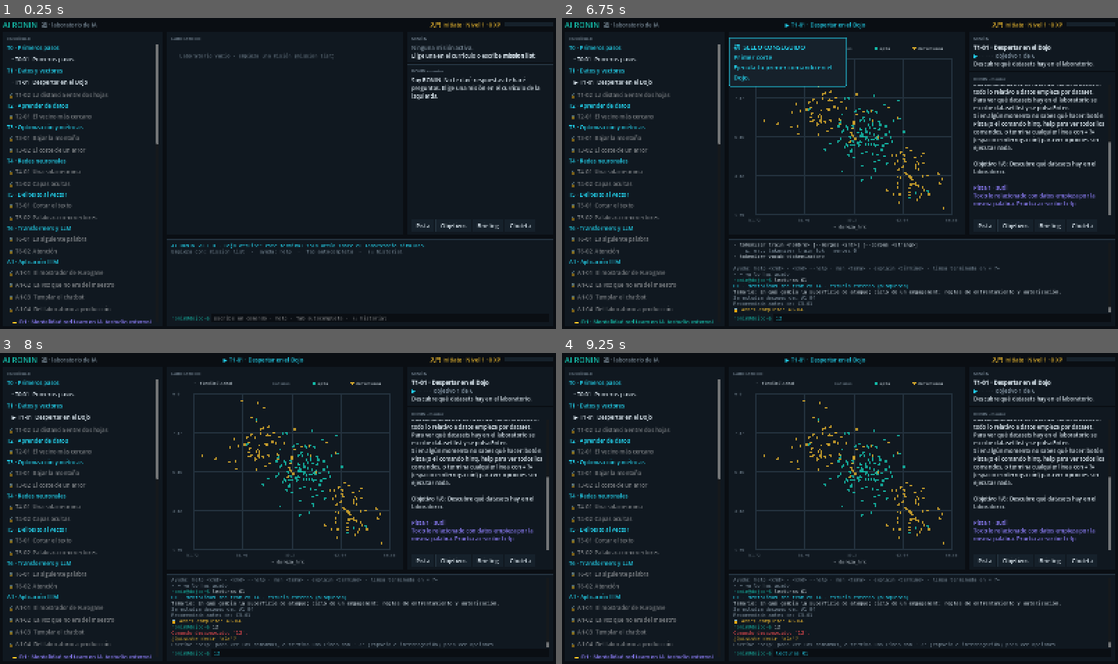
Above: before the commit, frames 1-4 (two rows, left to right).
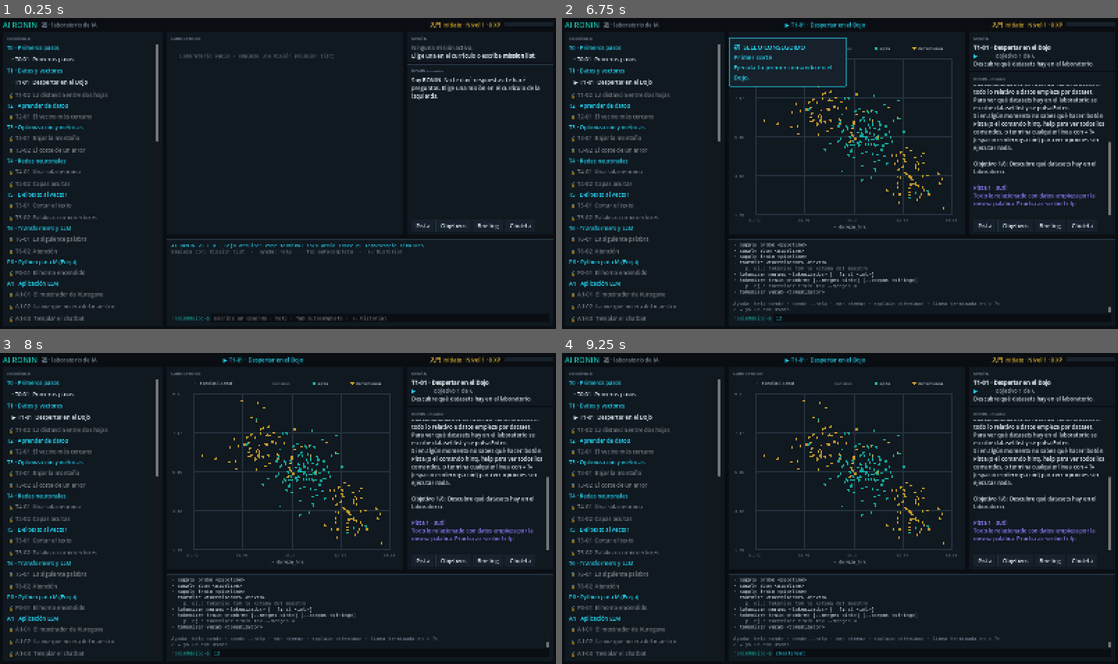
Above: after the commit, the same moments.

Repository: Kanarath/ai-ronin
Game: Godot game, scene res://ui/hub/hub_screen.tscn
Two runs of this game, one before a commit and one after it. Both use one fixed random seed, a clock stepped at 60 frames per second and the inputs below.
Inputs (mouse positions are in pixels of both pictures, inside the frame that each line leads up to):
- Up to frame 1 (0.25 s): no input
- Up to frame 2 (6.75 s): click (940, 319) at 0.52 s; type "12" at 0.6 s; click "· T0-01 Primeros pasos" at 1.25 s; click "· T1-01 Despertar en el Dojo" at 2 s; click "▶ T1-01 Despertar en el Dojo" at 2.75 s; click "Pista" at 3.5 s; click "Objetivos" at 4.25 s; click "Briefing" at 5 s; click "Chuleta" at 5.75 s; click (645, 322) at 6.5 s, where only the run before the commit has a clickable "🔒 O1 · Mentalidad red team en…"
- Up to frame 3 (8 s): tap Enter at 7.25 s; move the mouse to (361, 617) at 7.27 s; hold Up from 7.28 s (still down); tap Tab at 7.35 s; click (361, 617) at 7.42 s
- Up to frame 4 (9.25 s): tap Space at 8 s; move the mouse to (728, 524) at 8.02 s; release Up at 8.03 s; hold Down 8.03-8.78 s; tap Tab at 8.1, 8.85 s; tap Enter at 8.75 s; move the mouse to (895, 440) at 8.77 s; hold Up from 8.78 s (still down)

The runs differ from the first frame. In frame 1, 1.1% of the frame differs, in the area x 1-29%, y 39-99%; in frame 2, 3.3%; in frame 3, 3.5%; in frame 4, 3.5%, in the area x 1-90%, y 39-99%.

Commit message:
Fase 4 (parte 2): laboratorio P0-01, servicio FastAPI con un LLM local
- forja/labs/P0-01_servicio_llm: servicio.py (4 funciones para el alumno +
  app FastAPI), 17 tests con un Ollama simulado, medir.py, requirements.txt,
  Dockerfile (no root) y compose.yaml (puertos solo en 127.0.0.1)
- Versiones comprobadas el 2026-11-10: fastapi 0.162.2, uvicorn 0.54.0,
  pydantic 2.14.3, httpx2 2.16.0 (starlette ya desaconseja httpx), Ollama
  0.40.16, python:3.13-slim, llama3.2:1b
- ronin_check detecta los laboratorios de forja/labs; manifiesto con test_path
- Misión P0-01 «El horno encendido» (tras T6-02), PYTHON.md §14, pistas,
  referencias y LECTURAS.md

Validado con una solución de referencia fuera del repo (17/17) y una prueba de
humo con uvicorn y un Ollama falso; no se ha probado contra un Ollama real.

Co-Authored-By: Claude Opus 5.5 <noreply@anthropic.com>

Diff:
--- a/game/content/exercises.json
+++ b/game/content/exercises.json
@@ -1,11 +1,12 @@
 {
   "schema_version": 1,
-  "note": "Generado con: py -m ronin_check --manifiesto (desde forja/ejercicios). No editar a mano.",
+  "note": "Generado con: python -m ronin_check --manifiesto (desde forja/ejercicios, con un Python que tenga las dependencias de forja/labs). No editar a mano.",
   "exercises": [
     {
       "id": "A2-01",
       "file": "A2_01_rag.py",
       "test_file": "test_A2_01_rag.py",
+      "test_path": "forja/ejercicios/test_A2_01_rag.py",
       "total_tests": 7,
       "tests_sha256": "c2416acc02559aebbf9dd2bec25cb10bbc95598236ba441d3131bc13101e2bc1"
     },
@@ -13,6 +14,7 @@
       "id": "A3-01",
       "file": "A3_01_agente.py",
       "test_file": "test_A3_01_agente.py",
+      "test_path": "forja/ejercicios/test_A3_01_agente.py",
       "total_tests": 7,
       "tests_sha256": "bc8830ec01245b473d5a2fbf72e86e46aa212ffa1accbea82b2ce379841a7846"
     },
@@ -20,6 +22,7 @@
       "id": "A4-01",
       "file": "A4_01_mcp.py",
       "test_file": "test_A4_01_mcp.py",
+      "test_path": "forja/ejercicios/test_A4_01_mcp.py",
       "total_tests": 10,
       "tests_sha256": "66471d8d8965488baaf8b27a246150139f7da3c9765a98fe6c577642b677e9d6"
     },
@@ -27,6 +30,7 @@
       "id": "A6-01",
       "file": "A6_01_cadena.py",
       "test_file": "test_A6_01_cadena.py",
+      "test_path": "forja/ejercicios/test_A6_01_cadena.py",
       "total_tests": 13,
       "tests_sha256": "d45a75fa1d989ee16e36814b6c4ef43df0a35eb033639acdb996a7ab6506f723"
     },
@@ -34,6 +38,7 @@
       "id": "C1-01",
       "file": "C1_01_matriz.py",
       "test_file": "test_C1_01_matriz.py",
+      "test_path": "forja/ejercicios/test_C1_01_matriz.py",
       "total_tests": 10,
       "tests_sha256": "4855003f5ef88698625276362a1479a30b7b02ce2d89f8fe6c85f0db8c565da2"
     },
@@ -41,6 +46,7 @@
       "id": "C5-01",
       "file": "C5_01_encargo.py",
       "test_file": "test_C5_01_encargo.py",
+      "test_path": "forja/ejercicios/test_C5_01_encargo.py",
       "total_tests": 6,
       "tests_sha256": "9cd3ac84c112da3df61bccf4691f6ce2d1bc6176b060187232405a8f20851ec4"
     },
@@ -48,6 +54,7 @@
       "id": "O5-01",
       "file": "O5_01_riesgos.py",
       "test_file": "test_O5_01_riesgos.py",
+      "test_path": "forja/ejercicios/test_O5_01_riesgos.py",
       "total_tests": 11,
       "tests_sha256": "557037527c1251248fa45839e4b06ea53d142476e77d80875fcd577493f881e6"
     },
@@ -55,6 +62,7 @@
       "id": "O6-01",
       "file": "O6_01_trazas.py",
       "test_file": "test_O6_01_trazas.py",
+      "test_path": "forja/ejercicios/test_O6_01_trazas.py",
       "total_tests": 12,
       "tests_sha256": "ce07068c1a1756271b0ebfe44caf8325c5f65240956b79e33dc3b25a2cf962f1"
     },
@@ -62,6 +70,7 @@
       "id": "T1-01",
       "file": "T1_01_estadisticas.py",
       "test_file": "test_T1_01_estadisticas.py",
+      "test_path": "forja/ejercicios/test_T1_01_estadisticas.py",
       "total_tests": 10,
       "tests_sha256": "0203886419843daf866157b057a86fbaf950e14c0d7bab45009e8bd2b69d68ab"
     },
@@ -69,6 +78,7 @@
       "id": "T1-02",
       "file": "T1_02_distancia.py",
       "test_file": "test_T1_02_distancia.py",
+      "test_path": "forja/ejercicios/test_T1_02_distancia.py",
       "total_tests": 12,
       "tests_sha256": "0c7508de547ea931203238b4a4042eade6fb3e0aae91ee8b7adc6a9616cf7db9"
     },
@@ -76,6 +86,7 @@
       "id": "T2-01",
       "file": "T2_01_knn.py",
       "test_file": "test_T2_01_knn.py",
+      "test_path": "forja/ejercicios/test_T2_01_knn.py",
       "total_tests": 12,
       "tests_sha256": "0cd4b313fed60d59d643dc607e09b6117faa5027d48f1bbeeb11d757190c7526"
     },
@@ -83,6 +94,7 @@
       "id": "T3-01",
       "file": "T3_01_descenso.py",
       "test_file": "test_T3_01_descenso.py",
+      "test_path": "forja/ejercicios/test_T3_01_descenso.py",
       "total_tests": 9,
       "tests_sha256": "eab5fecb5ea76b762efa46240282900302110ec0042296edc77ebc02f6e55dd7"
     },
@@ -90,6 +102,7 @@
       "id": "T3-02",
       "file": "T3_02_metricas.py",
       "test_file": "test_T3_02_metricas.py",
+      "test_path": "forja/ejercicios/test_T3_02_metricas.py",
       "total_tests": 6,
       "tests_sha256": "5c264acb8d90b1b522cedd18100b496336c82450781223de5e747cc29942e829"
     },
@@ -97,6 +110,7 @@
       "id": "T4-01",
       "file": "T4_01_neurona.py",
       "test_file": "test_T4_01_neurona.py",
+      "test_path": "forja/ejercicios/test_T4_01_neurona.py",
       "total_tests": 7,
       "tests_sha256": "7deda8311a0fcc1b347f52940959e410a2c0083cb78e2c066ab0c69353b7b86d"
     },
@@ -104,6 +118,7 @@
       "id": "T4-02",
       "file": "T4_02_backprop.py",
       "test_file": "test_T4_02_backprop.py",
+      "test_path": "forja/ejercicios/test_T4_02_backprop.py",
       "total_tests": 6,
       "tests_sha256": "62ed5d522060e81acc0e058e286b48c1020496c3cd7d2d3d6d3af3d4f25ae07a"
     },
@@ -111,6 +126,7 @@
       "id": "T5-01",
       "file": "T5_01_bpe.py",
       "test_file": "test_T5_01_bpe.py",
+      "test_path": "forja/ejercicios/test_T5_01_bpe.py",
       "total_tests": 8,
       "tests_sha256": "3d98e30571e03c5e026def25e55a81e868cf6d5c0fa0df3873cb485db3a3291d"
     },
@@ -118,6 +134,7 @@
       "id": "T5-02",
       "file": "T5_02_embeddings.py",
       "test_file": "test_T5_02_embeddings.py",
+      "test_path": "forja/ejercicios/test_T5_02_embeddings.py",
       "total_tests": 5,
       "tests_sha256": "7a0cc2062ed843245f6e247fc2db6e967eee1e81619f25c7422acaf96a8060ef"
     },
@@ -125,6 +142,7 @@
       "id": "T6-01",
       "file": "T6_01_sampling.py",
       "test_file": "test_T6_01_sampling.py",
+      "test_path": "forja/ejercicios/test_T6_01_sampling.py",
       "total_tests": 7,
       "tests_sha256": "514872502331cee927eb8a39a9f409b7572c2472038ecd622c979ad681b3576a"
     },
@@ -132,8 +150,17 @@
       "id": "T6-02",
       "file": "T6_02_atencion.py",
       "test_file": "test_T6_02_atencion.py",
+      "test_path": "forja/ejercicios/test_T6_02_atencion.py",
       "total_tests": 5,
       "tests_sha256": "e31f920f7877729fd473854a3b9b2f2f7cb29a5b559be143ab5d2717c8a693b4"
+    },
+    {
+      "id": "P0-01",
+      "file": "servicio.py",
+      "test_file": "test_servicio.py",
+      "test_path": "forja/labs/P0-01_servicio_llm/test_servicio.py",
+      "total_tests": 17,
+      "tests_sha256": "cb1cc1f52be83c7ac526f3586c0a738eb9deaa20ab1c85359db99ffd9fe35fe8"
     }
   ]
 }
--- /dev/null
+++ b/game/content/missions/P0-01.json
@@ -0,0 +1,88 @@
+{
+  "id": "P0-01",
+  "schema_version": 1,
+  "title": "El horno encendido",
+  "unit": "P0",
+  "difficulty": 3,
+  "plane": "forja",
+  "epistemic": "practica-industria",
+  "estimated_minutes": 120,
+  "requires_missions": ["T6-02"],
+  "competencies": { "requires": ["T6.next-token", "T6.sampling"], "trains": ["P0.http-json", "P0.async", "P0.fastapi", "P0.llm-local", "P0.no-determinismo"] },
+  "briefing": "Primer laboratorio real de la Forja. Hasta ahora todo pasaba dentro del Dojo, simulado. Hoy enciendes el horno de verdad: un modelo de lenguaje en tu propia CPU y un servicio web que habla con él. El Dojo no puede ver tu Forja (está aislado a propósito), así que te seguirá por tus evidencias y tus mediciones. Instrucciones completas en forja/labs/P0-01_servicio_llm/README.md.",
+  "learning_objectives": [
+    "Montar un entorno virtual de Python con dependencias fijadas",
+    "Hablar con un LLM local por HTTP (API de chat de Ollama) desde código asíncrono",
+    "Exponer el modelo con un servicio FastAPI que valida la entrada y no filtra detalles internos en los errores",
+    "Medir la variabilidad y la velocidad de un modelo real en CPU"
+  ],
+  "mentor_intro": "La simulación te enseñó el mecanismo. La Forja te enseña la realidad: dependencias que cambian, modelos que tardan y respuestas que no se repiten.",
+  "lab": { "datasets": [], "viz": {} },
+  "theory_cards": [
+    {
+      "id": "piezas",
+      "title": "Las piezas",
+      "body": "Ollama sirve el modelo en http://127.0.0.1:11434 y ofrece una API HTTP: POST /api/chat con {model, messages, stream, options}. Tu servicio FastAPI escucha en 127.0.0.1:8000, valida la pregunta, llama a Ollama con un cliente HTTP asíncrono (httpx2) y devuelve la respuesta con sus métricas (tokens y segundos). Es la arquitectura mínima de cualquier aplicación con LLM: el chatbot de A1 era esto, simulado."
+    },
+    {
+      "id": "async",
+      "title": "¿Por qué async?",
+      "body": "Una respuesta del modelo en CPU tarda segundos. Con código síncrono, el servidor se quedaría bloqueado esperando. Con async/await, mientras una petición espera a Ollama, el servidor puede atender otras. await marca los puntos donde se espera: await cliente.post(...)."
+    },
+    {
+      "id": "localhost",
+      "title": "127.0.0.1 frente a 0.0.0.0",
+      "body": "127.0.0.1 solo acepta conexiones de tu propia máquina; 0.0.0.0 acepta de cualquier interfaz, también de tu red local. Un modelo o una API sin autenticación escuchando en 0.0.0.0 es uno de los fallos más comunes (lo viste en A6). Dentro de un contenedor el servicio escucha en 0.0.0.0, pero compose.yaml solo publica el puerto en 127.0.0.1 del anfitrión."
+    }
+  ],
+  "objectives": [
+    {
+      "id": "o1",
+      "text": "Prepara el entorno del laboratorio (README, sección 1), ejecuta ronin_check para P0-01 y trae la primera evidencia, aunque no pase ningún test todavía.",
+      "teach": "Entornos virtuales\nCada laboratorio tiene su propio entorno (.venv) con versiones fijadas en requirements.txt. Así un proyecto no rompe a otro, y lo que funciona hoy sigue funcionando mañana. Si ronin_check dice que falta un paquete, es que no lo has ejecutado con el Python del entorno.",
+      "validator": { "type": "event", "event": "evidence.imported", "where": { "exercise": "P0-01" } },
+      "hints": [
+        "Desde forja/labs/P0-01_servicio_llm: python -m venv .venv · .\\.venv\\Scripts\\python.exe -m pip install -r requirements.txt",
+        ".\\.venv\\Scripts\\python.exe ..\\..\\ejercicios\\ronin_check.py P0-01 · y aquí: evidence import"
+      ],
+      "on_complete": "Entorno listo. Fíjate en que ya pasa un test sin que hayas escrito nada: /salud es del andamiaje."
+    },
+    {
+      "id": "o2",
+      "text": "Implementa las cuatro funciones de servicio.py hasta que pasen los 17 tests, y trae la evidencia.",
+      "teach": "El contrato con Ollama\nLee ollama_simulado() en los tests: es exactamente lo que envía y recibe Ollama. Los tiempos llegan en nanosegundos; stream debe ser False para recibir una sola respuesta JSON; y un error HTTP (por ejemplo, el modelo no está descargado) debe convertirse en excepción con raise_for_status().",
+      "validator": { "type": "event", "event": "evidence.imported", "where": { "exercise": "P0-01", "all_passed": true } },
+      "hints": [
+        "Orden: validar_pregunta → construir_peticion → extraer_respuesta → preguntar.",
+        "La semilla 0 es una semilla válida: comprueba «is not None», no la verdad del valor.",
+        "preguntar: r = await cliente.post(\"/api/chat\", json=...) · r.raise_for_status() · extraer_respuesta(r.json())"
+      ],
+      "on_complete": "Tu servicio ya funciona contra el Ollama simulado. Ahora, contra el real."
+    },
+    {
+      "id": "o3",
+      "text": "Arranca el modelo real (README, sección 3) y mide con medir.py: 5 respuestas con temperatura 0.8 y 5 con temperatura 0 y semilla 42. Escribe tus resultados: respuestas distintas en cada caso, segundos por respuesta y tokens por segundo, y qué te sorprendió. (reflexion <texto>, mínimo 50 palabras)",
+      "prediction": { "prompt": "Con temperatura 0.8, de 5 respuestas a la misma pregunta, ¿cuántas serán distintas?", "options": ["1", "entre 2 y 4", "5"] },
+      "validator": { "type": "reflection", "min_words": 50 },
+      "hints": [
+        "python medir.py --n 5 --temperatura 0.8 · python medir.py --n 5 --temperatura 0 --semilla 42",
+        "Relaciónalo con T6-01: la temperatura reparte la probabilidad; la semilla fija el azar del muestreo."
+      ]
+    },
+    {
+      "id": "o4",
+      "text": "Explica qué pasaría si tu servicio escuchara en 0.0.0.0 sin autenticación, por qué los errores 502 no devuelven el mensaje interno de Ollama y por qué validar_pregunta limita la longitud. (reflexion <texto>, mínimo 40 palabras)",
+      "validator": { "type": "reflection", "min_words": 40 },
+      "hints": ["Red local, consumo de CPU de otros, OWASP LLM10.", "¿Qué revela un mensaje de error con URLs y nombres internos?"]
+    }
+  ],
+  "debrief": {
+    "what_happened": "Has montado un entorno con dependencias fijadas, has implementado el cliente de un LLM local y lo has expuesto con un servicio FastAPI que valida la entrada y oculta los errores internos. Después has medido un modelo real en tu CPU.",
+    "why": "Toda aplicación con LLM empieza así: un servicio que recibe texto, llama a un modelo y devuelve otro texto. Los riesgos de los arcos A1–A6 se colocan sobre esta pieza, y la variabilidad que has medido es la razón por la que en seguridad de IA se habla de tasas de éxito y no de «funciona / no funciona».",
+    "in_production": "Autenticación y límite de peticiones por cliente, timeouts y reintentos con espera, streaming para respuestas largas, colas cuando el modelo es lento, métricas (latencia, tokens, errores) y trazas sin datos personales (O6). El modelo se sirve con un motor preparado para carga (por ejemplo vLLM o llama.cpp en servidor) y con GPU cuando hace falta.",
+    "simplifications": ["Sin autenticación ni límites por cliente", "Sin streaming ni historial de conversación", "El Dojo no puede comprobar tus mediciones: confía en tu reflexión"],
+    "exercise": "forja/labs/P0-01_servicio_llm/servicio.py"
+  },
+  "further_reading": ["ref.ollama-api", "ref.fastapi"],
+  "xp": { "base": 400 }
+}
--- a/game/content/references.json
+++ b/game/content/references.json
@@ -431,6 +431,8 @@
     {"id": "ref.ms-stride", "title": "Microsoft Threat Modeling Tool · categorías de amenaza STRIDE", "source": "Microsoft Learn", "type": "guia", "url": "https://learn.microsoft.com/azure/security/develop/threat-modeling-tool-threats", "consulted": "2026-11-09"},
     {"id": "ref.mitre-atlas", "title": "MITRE ATLAS (Adversarial Threat Landscape for Artificial-Intelligence Systems)  …(207 unchanged characters)…
     {"id": "ref.cvss-4", "title": "CVSS v4.0 Specification Document (publicada el 1 de noviembre de 2023)", "source": "FIRST", "type": "norma", "url": "https://www.first.org/cvss/v4.0/specification-document", "consulted": "2026-11-09"},
-    {"id": "ref.a2a-spec", "title": "Agent2Agent (A2A) Proto …(218 unchanged characters)… "2026-11-09", "review_by": "2027-05-09"}
+    {"id": "ref.a2a-spec", "title": "Agent2Agent (A2A) Proto …(218 unchanged characters)… "2026-11-09", "review_by": "2027-05-09"},
+    {"id": "ref.ollama-api", "title": "Ollama · API de chat (POST /api/chat); versión 0.40.16", "source": "Ollama", "type": "documentacion", "url": "https://docs.ollama.com/api/chat", "consulted": "2026-11-10", "review_by": "2027-05-10"},
+    {"id": "ref.fastapi", "title": "FastAPI · documentación (versión 0.162.2)", "source": "FastAPI", "type": "documentacion", "url": "https://fastapi.tiangolo.com/", "consulted": "2026-11-10", "review_by": "2027-05-10"}
   ]
 }
--- a/game/core/missions/mission_catalog.gd
+++ b/game/core/missions/mission_catalog.gd
@@ -45,11 +45,12 @@
 				errors.append("%s: %s" % [f, p])
 
 
-## Orden del currículo: primero el tronco común (T…), después los arcos (A…), luego el resto.
+## Orden del currículo: primero el tronco común (T…), después la pista de Python (P…, que se
+## abre al terminar T6), los arcos (A…) y luego el resto.
 func _sort() -> void:
 	var rank := func(m: Dictionary) -> String:
 		var u: String = m["unit"]
-		var group := "0" if u.begins_with("T") else ("1" if u.begins_with("A") else "2")
+		var group := "0" if u.begins_with("T") else ("1" if u.begins_with("P") else ("2" if u.begins_with("A") else "3"))
 		return group + String(m["id"])
 	missions.sort_custom(func(a: Dictionary, b: Dictionary) -> bool: return rank.call(a) < rank.call(b))
 
--- a/game/tests/unit/core/test_evidence.gd
+++ b/game/tests/unit/core/test_evidence.gd
@@ -41,16 +41,20 @@
 
 
 func test_manifiesto_al_dia_con_los_ficheros_de_tests() -> void:
-	var dir := ProjectSettings.globalize_path("res://").path_join("../forja/ejercicios").simplify_path()
+	var root := ProjectSettings.globalize_path("res://").path_join("..").simplify_path()
 	var files := PackedStringArray()
-	for name in DirAccess.get_files_at(dir):
+	for name in DirAccess.get_files_at(root.path_join("forja/ejercicios")):
 		if name.begins_with("test_") and name.get_extension() == "py":
-			files.append(name)
+			files.append("forja/ejercicios/" + name)
+	for lab in DirAccess.get_directories_at(root.path_join("forja/labs")):
+		for name in DirAccess.get_files_at(root.path_join("forja/labs").path_join(lab)):
+			if name.begins_with("test_") and name.get_extension() == "py":
+				files.append("forja/labs/%s/%s" % [lab, name])
 	assert_eq(game.evidence.exercises.size(), files.size(), "un ejercicio por fichero de tests")
 	for id: String in game.evidence.exercises:
 		var ex: Dictionary = game.evidence.exercises[id]
-		assert_true(ex["test_file"] in files, "%s: no existe %s" % [id, ex["test_file"]])
-		assert_eq(_sha256_normalized(dir.path_join(ex["test_file"])), ex["tests_sha256"],
+		assert_true(ex["test_path"] in files, "%s: no existe %s" % [id, ex["test_path"]])
+		assert_eq(_sha256_normalized(root.path_join(ex["test_path"])), ex["tests_sha256"],
 			"%s: tests cambiados; regenera el manifiesto con py -m ronin_check --manifiesto" % id)
 
 
@@ -123,3 +127,19 @@
 	assert_eq(game.start_mission("T1-02"), "")
 	game.runner._finish(false)
 	assert_true(said.any(func(t: String) -> bool: return t.contains("py -m ronin_check T1-02")))
+
+
+func test_mision_P0_01() -> void:
+	var finished: Array = []
+	game.mission_completed.connect(func(_m: Dictionary, r: Dictionary, _xp: int) -> void: finished.append(r))
+	game.progress.data["missions"]["T6-02"] = {"completed": true}
+	assert_eq(game.start_mission("P0-01"), "")
+	assert_true(game.import_evidence(_write("P0-01.json", _evidence("P0-01", 1)))["ok"])
+	assert_eq(game.runner.index, 1)
+	game.import_evidence(_write("P0-01.json", _evidence("P0-01", 17)))
+	assert_eq(game.runner.index, 2)
+	for l in ["hipotesis entre 2 y 4", "reflexion " + "con temperatura alta salieron respuestas distintas y con temperatura cero y semilla fija salio siempre la misma ".repeat(4),
+			"reflexion " + "en cero cero cero cero cualquiera de la red podria usar el modelo y gastar mi cpu y los errores internos revelan rutas ".repeat(3)]:
+		var res := game.shell.execute(l)
+		assert_true(res.ok, res.plain_text())
+	assert_eq(finished.size(), 1)
--- a/game/ui/hub/hub_screen.gd
+++ b/game/ui/hub/hub_screen.gd
@@ -8,6 +8,7 @@
 	"T0": "T0 · Primeros pasos",
 	"T1": "T1 · Datos y vectores", "T2": "T2 · Aprender de datos", "T3": "T3 · Optimización y métricas",
 	"T4": "T4 · Redes neuronales", "T5": "T5 · Del texto al vector", "T6": "T6 · Transformers y LLM",
+	"P0": "P0 · Python para IA (Forja)",
 	"A1": "A1 · Aplicación LLM", "A2": "A2 · RAG y embeddings", "A3": "A3 · Agentes", "A4": "A4 · MCP",
 	"A5": "A5 · Multiagente y A2A", "A6": "A6 · Supply chain e infra",
 	"O5": "O5 · Marcos y gobernanza",
Not shown, changed: LECTURAS.md
Not shown, changed: docs/02-arquitectura.md
Not shown, changed: docs/06-roadmap.md
Not shown, changed: forja/ejercicios/PISTAS.md
Not shown, changed: forja/ejercicios/PYTHON.md
